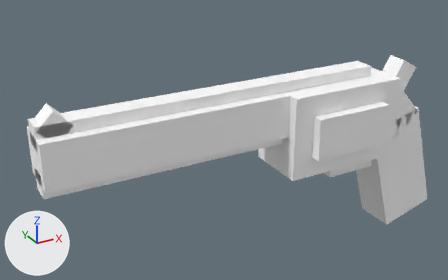
An edit to the OBJ model crafting-dead-core/src/main/resources/assets/craftingdead/models/gun/magnum.obj, drawn before and after from the same camera.
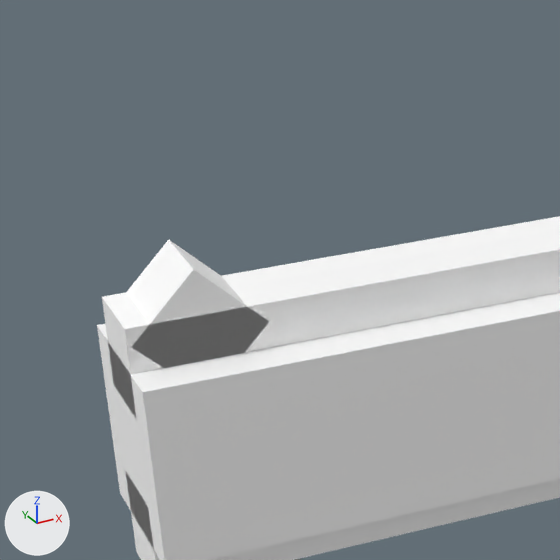
The first picture shows the older version from a camera (50 mm lens) standing at (-0.816, -1.456, 2.039) and looking at (-0.004, 0.019, 1.302). The close-ups show both versions on the part from 0% to 34% of the width and 13% to 68% of the height of that picture; other places that the commit changed are outside them. Lighting does not change. The marker at lower left points along +X, +Y and +Z. Where no turn or scale is listed for an object, it has been applied to the vertices.

Objects in the first close-up: 'Shape1', 'Shape11', 'Shape4', 'Shape5'.
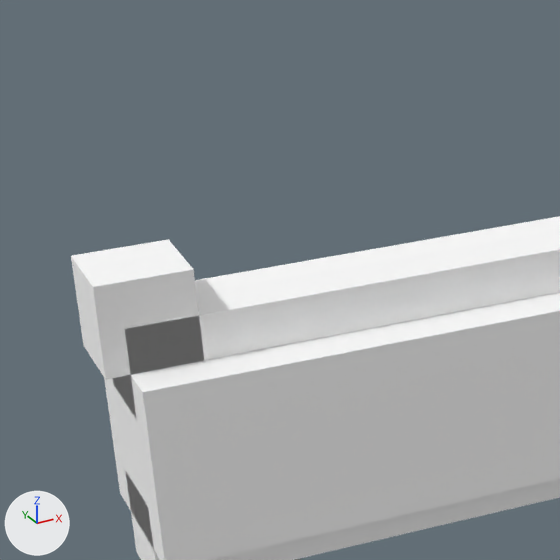
The newer file is also turned or shifted as a whole; pictures and numbers use the older file's frame.

The change, as JSON lines over the scene's bpy script:
```json
{"block": "me_shape11", "where": "# used by ob_shape11; location = (0.0, 0.0, 0.0)"}
{"op": "remove", "block": "me_shape11", "code": "me_shape11.from_pydata(...)  # 8 vertices, 6 faces; spans x -0.5598..-0.4714, y -0.0937..-0.0312, z 1.4366..1.525"}
{"op": "add", "block": "me_shape11", "code": "me_shape11.from_pydata(...)  # 8 vertices, 12 faces; spans x -0.5781..-0.5156, y -0.0937..-0.0312, z 1.4625..1.525"}
{"block": "me_shape11", "change": "me_shape11 part 1"}
{"block": "me_shape11", "change": "6 vertices are removed from x -0.5598..-0.4714, y -0.0937..-0.0312, z 1.4366..1.4808"}
{"block": "me_shape11", "change": "6 faces are deleted"}
{"block": "me_shape11", "change": "6 vertices are added at (-0.5156, -0.0937, 1.4625), (-0.5781, -0.0937, 1.525), (-0.5781, -0.0937, 1.4625), (-0.5156, -0.0312, 1.4625), (-0.5781, -0.0312, 1.525), (-0.5781, -0.0312, 1.4625)"}
{"block": "me_shape11", "change": "12 new faces join them"}
```

Location of each change, (x1, y1, x2, y2) in pixels of the close-ups (560 x 560 px):
```json
{"object": "Shape11", "change": "reshaped", "before": [126, 240, 268, 368], "after": [71, 239, 202, 379]}
```
